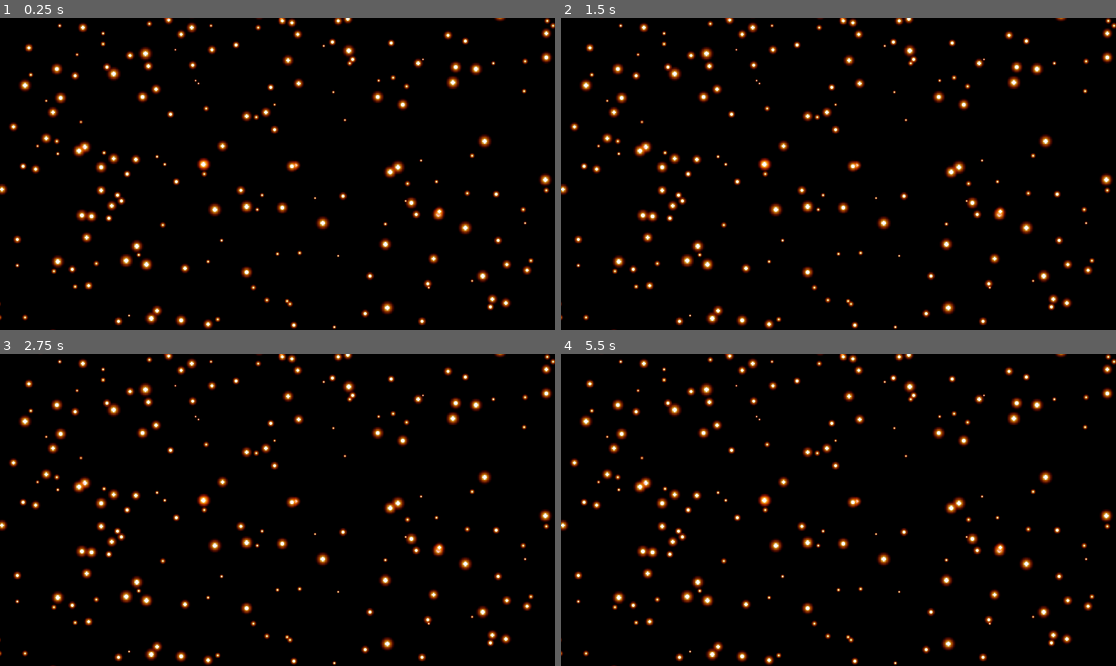
Above: before the commit, frames 1-4 (two rows, left to right).
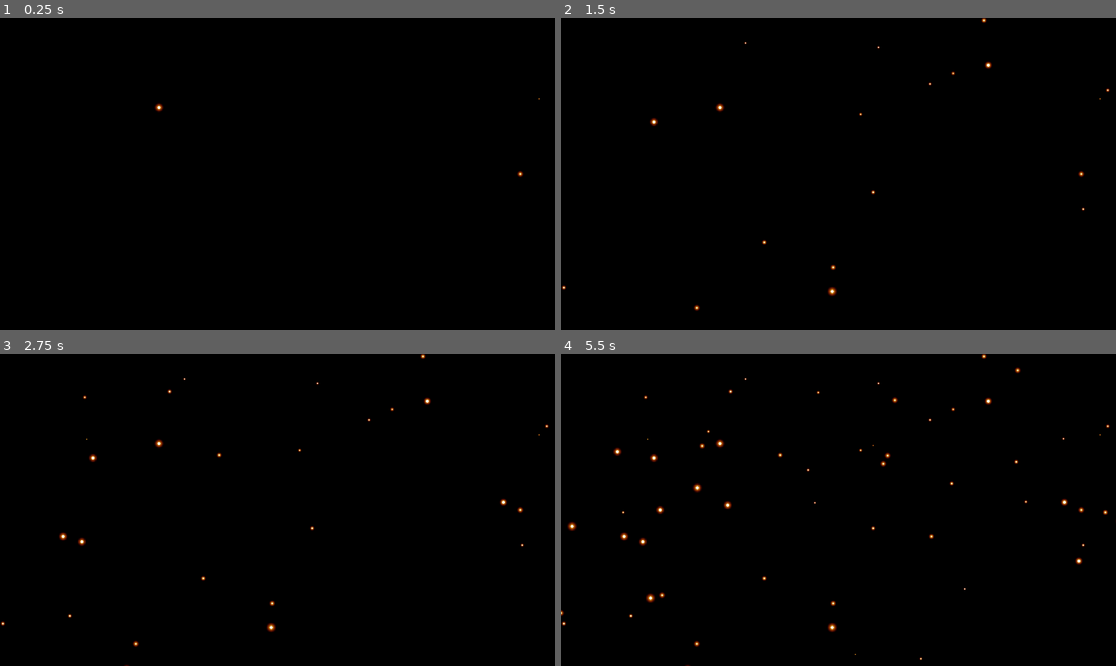
Above: after the commit, the same moments.

Repository: Ch4run/Godot_StarryNight
Game: Godot game, scene res://Loops/Loops.tscn
Two runs of this game, one before a commit and one after it. Both use one fixed random seed, a clock stepped at 60 frames per second and the inputs below.
Inputs (mouse positions are in pixels of both pictures, inside the frame that each line leads up to):
- Up to frame 1 (0.25 s): no input
- Up to frame 2 (1.5 s): tap Enter at 0.5 s; move the mouse to (960, 158) at 0.52 s; click (960, 158) at 0.67 s; tap Space (screenshot, bound only after the commit) at 1.25 s; move the mouse to (727, 189) at 1.27 s; click (727, 189) at 1.42 s
- Up to frame 3 (2.75 s): tap Enter at 2 s; move the mouse to (333, 441) at 2.02 s; click (333, 441) at 2.17 s
- Up to frame 4 (5.5 s): tap Space (screenshot, bound only after the commit) at 2.75, 4.15, 4.25 s; move the mouse to (810, 572) at 2.77 s; click (810, 572) at 2.92 s; tap Enter at 3.5 s; move the mouse to (1005, 556) at 3.52 s; click (1005, 556) at 3.67 s; move the mouse to (672, 463) at 4.27 s; click (672, 463) at 4.42 s; move the mouse to (866, 510) at 5.02 s; click (866, 510) at 5.17 s

The runs differ from the first frame. In frame 1, 6.5% of the frame differs, in the area x 0-100%, y 0-100%; in frame 2, 6.7%; in frame 3, 6.8%; in frame 4, 7.2%.

Commit message:
Updated functions
- 1920*1080 full HD screen size
- added 0.02 sec waiting time between iterations
- fixed input (space keypress)
- iterated screenshot name

Diff:
--- a/Loops/Loops.tscn
+++ b/Loops/Loops.tscn
@@ -6,4 +6,3 @@
 script = ExtResource("1_ng067")
 
 [node name="Camera2D" type="Camera2D" parent="."]
-zoom = Vector2(2, 2)
--- a/Loops/loops.gd
+++ b/Loops/loops.gd
@@ -1,26 +1,24 @@
 extends Node2D
-@export var spawn_count: int = 200
+@export var spawn_count: int = 256
 var star_scene = preload("res://Loops/star.tscn")
+var picture_number = 1 # to iterate screenshot name
 
 func _ready() -> void:
 	for i in spawn_count:
 		var star = star_scene.instantiate()
 		add_child(star)
-		star.position = Vector2(randi_range(-290, 290), randi_range(-170, 170))
-		#star.position.x = randi_range(-290, 290)
-		#star.position.y = randi_range(-170, 170)
-
-		#var star_size: float = randf_range(0.2, 1)
-		star.scale *= randf_range(0.2, 1.0)
-		#star.scale.x = star_size
-		#star.scale.y = star_size
+		star.position = Vector2(randi_range(-960, 960), randi_range(-540, 540))
+		star.scale *= randf_range(0.2, 1.4)
+		await get_tree().create_timer(0.02).timeout #wait a bit for the next iteration
 
 func _process(delta: float) -> void:
-	if Input.is_mouse_button_pressed(MOUSE_BUTTON_LEFT):
+	if Input.is_action_just_pressed("screenshot"):
 		_take_screenshot()
 
 func _take_screenshot():
 	var viewport = get_viewport()
-	var img = viewport.get_texture().get_image()  # Jelenet képe
-	img.flip_y()  # Godot-ban a képek fejjel lefelé mentődnek, ezért megfordítjuk
-	img.save_png("d://godot_screensave.png")  # PNG-ként mentés
+	var img = viewport.get_texture().get_image()
+	img.flip_y()
+	var pic_path_name = str("d://godot_screensave", picture_number, ".png")
+	img.save_png(pic_path_name)
+	picture_number += 1
--- a/project.godot
+++ b/project.godot
@@ -15,6 +15,18 @@
 config/features=PackedStringArray("4.3", "Forward Plus")
 config/icon="res://icon.svg"
 
+[display]
+
+window/size/mode=4
+
+[input]
+
+screenshot={
+"deadzone": 0.5,
+"events": [Object(InputEventKey,"resource_local_to_scene":false,"resource_name":"","device":0,"window_id":0,"alt_pressed":false,"shift_pressed":false,"ctrl_pressed":false,"meta_pressed":false,"pressed":false,"keycode":0,"physical_keycode":32,"key_label":0,"unicode":0,"location":0,"echo":false,"script":null)
+]
+}
+
 [rendering]
 
 textures/canvas_textures/default_texture_filter=0
